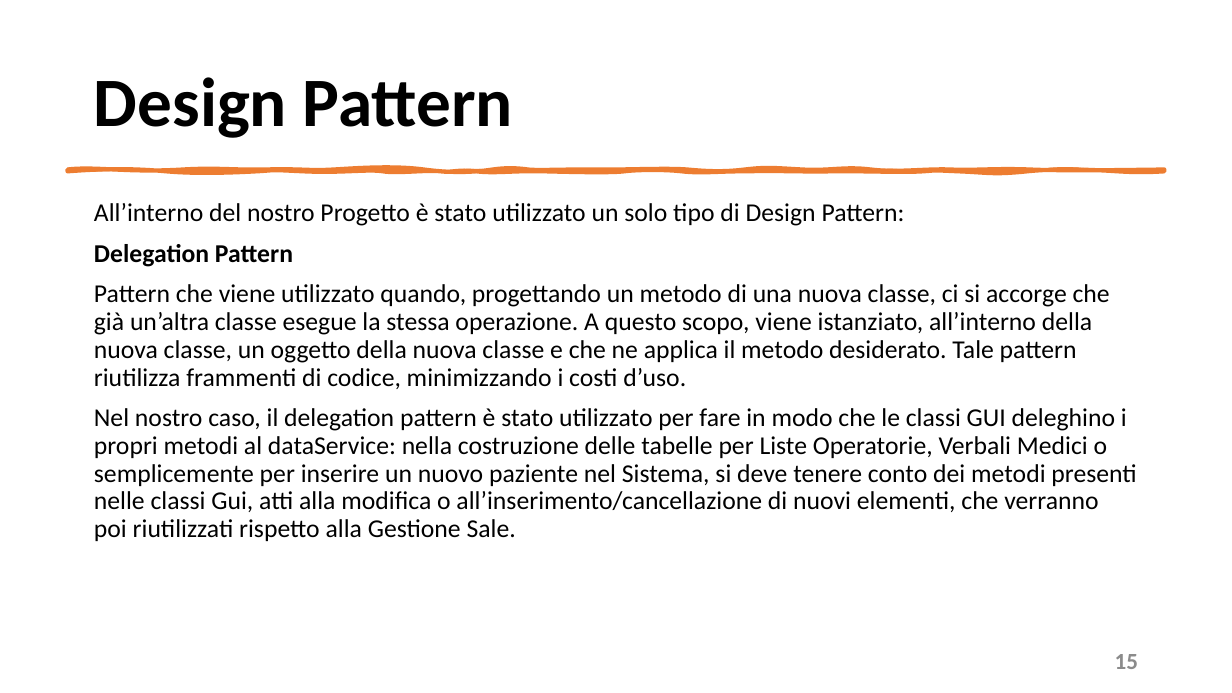
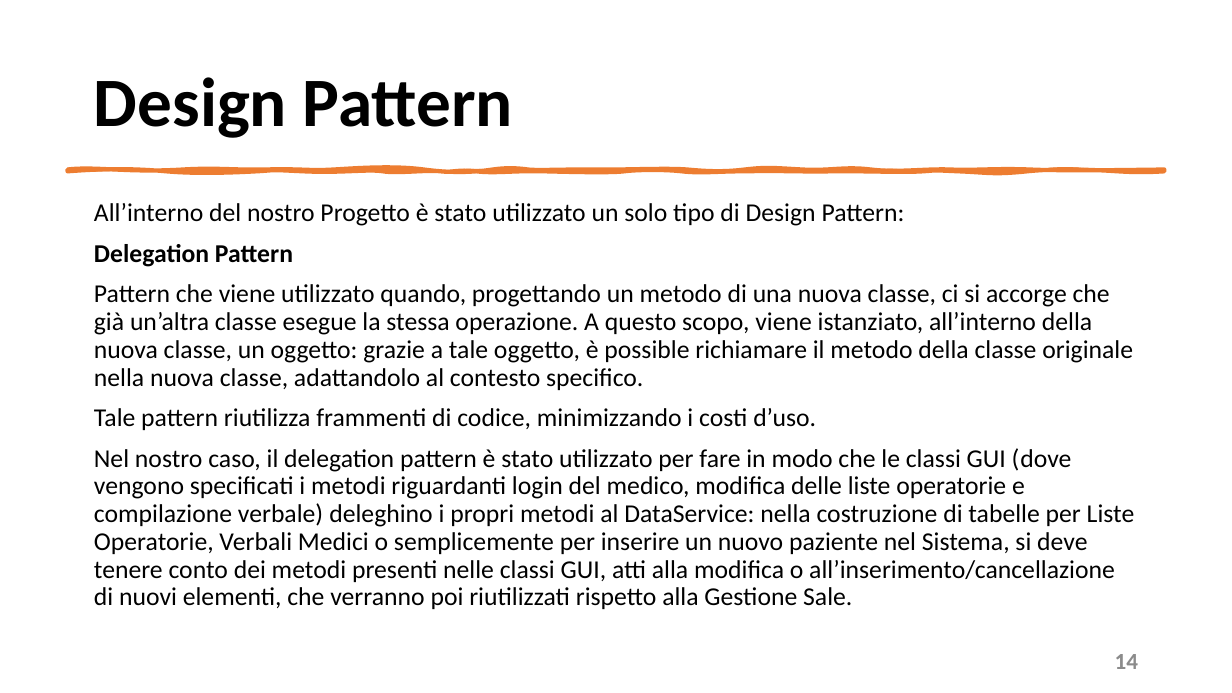
Before and after one commit to mangilimatteo/Progetto_Ingegneria_Software_Cattaneo_Mangili_Saini, a slide deck: slide 14 of Presentazione/Presentazione_Progetto.pptx (slide 15 before the commit). Drawn at 1232x693 pixels with LibreOffice and Linux fonts; fonts in the diff are those of the drawing. Boxes give left, top, right and bottom in pixels: in the first picture for what was removed or moved away, otherwise in the second. Text is boxed around its words. In the diff, an @@ line names an element or a change of style, - is before the commit and + after.

Commit message:
Design e Life Cycle

```diff
--- a/Presentazione/Presentazione_Progetto.pptx
+++ b/Presentazione/Presentazione_Progetto.pptx
@@ text at (94, 284, 1135, 609): text changed @@
-Pattern che viene utilizzato quando, progettando un metodo di una nuova classe, ci si accorge che già un’altra classe esegue la stessa operazione. A questo scopo, viene istanziato, all’interno della nuova classe, un oggetto della nuova classe e che ne applica il metodo desiderato. Tale pattern riutilizza frammenti di codice, minimizzando i costi d’uso.
-Nel nostro caso, il delegation pattern è stato utilizzato per fare in modo che le classi GUI deleghino i propri metodi al dataService: nella costruzione delle tabelle per Liste Operatorie, Verbali Medici o semplicemente per inserire un nuovo paziente nel Sistema, si deve tenere conto dei metodi presenti nelle classi Gui, atti alla modifica o all’inserimento/cancellazione di nuovi elementi, che verranno poi riutilizzati rispetto alla Gestione Sale.
+Pattern che viene utilizzato quando, progettando un metodo di una nuova classe, ci si accorge che già un’altra classe esegue la stessa operazione. A questo scopo, viene istanziato, all’interno della nuova classe, un oggetto: grazie a tale oggetto, è possible richiamare il metodo della classe originale nella nuova classe, adattandolo al contesto specifico.
+Tale pattern riutilizza frammenti di codice, minimizzando i costi d’uso.
+Nel nostro caso, il delegation pattern è stato utilizzato per fare in modo che le classi GUI (dove vengono specificati i metodi riguardanti login del medico, modifica delle liste operatorie e compilazione verbale) deleghino i propri metodi al DataService: nella costruzione di tabelle per Liste Operatorie, Verbali Medici o semplicemente per inserire un nuovo paziente nel Sistema, si deve tenere conto dei metodi presenti nelle classi GUI, atti alla modifica o all’inserimento/cancellazione di nuovi elementi, che verranno poi riutilizzati rispetto alla Gestione Sale.
@@ page number at (1115, 654, 1138, 669): text changed @@
-15
+14
```
Also in this commit, not shown: 5 other slides changed, 1 slide removed, 2 other files.
